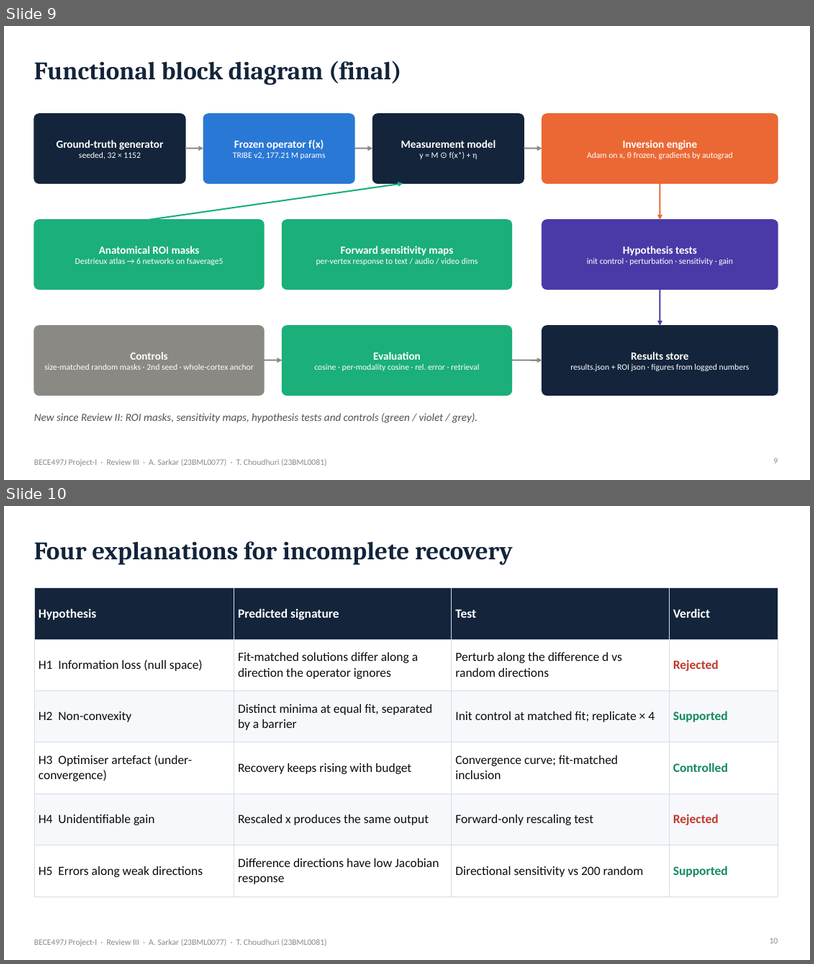
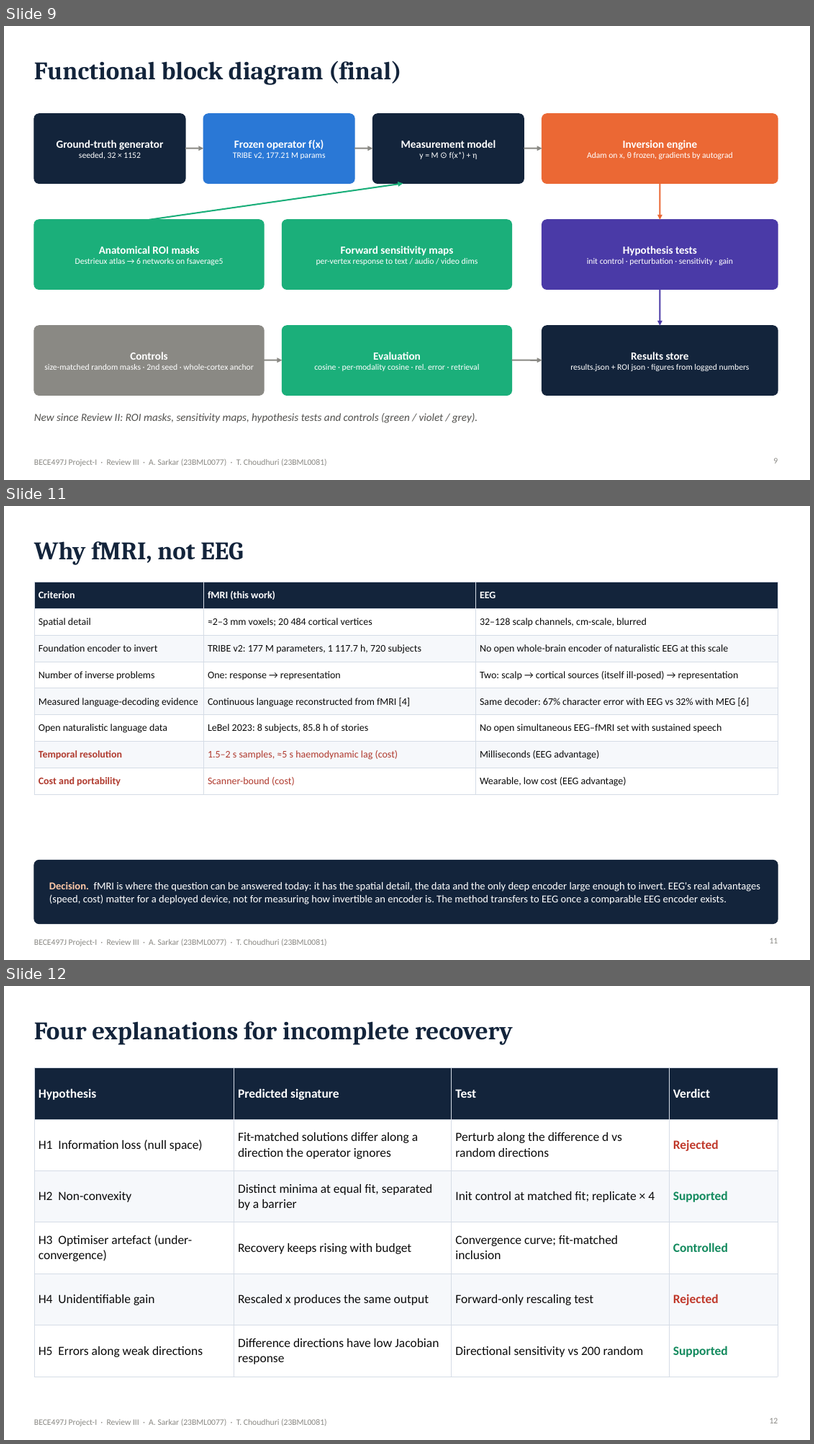
Before and after one commit to Ivxn404/semantic-decoding-tribe-inversion, a slide deck: deck/Review3_Sarkar_Choudhuri.pptx. Shown one above the other, each under a label of ours: slides 9 and 10 before the commit, slides 9, 11 and 12 after it; the slides between them are not shown. The pictures are 814x964 and 814x1444 pixels, drawn with LibreOffice and Linux fonts; fonts in the diff are those of the drawing. Boxes give left, top, right and bottom in pixels: in the first picture for what was removed or moved away, otherwise in the second. Text is boxed around its words. In the diff, an @@ line names an element or a change of style, - is before the commit and + after.

Commit message:
Add final report and A3 poster; add TRIBE v2 training data and fMRI-vs-EEG slides to Review III

```diff
--- a/deck/Review3_Sarkar_Choudhuri.pptx
+++ b/deck/Review3_Sarkar_Choudhuri.pptx
@@ slide 11 added at bbox=[4, 506, 810, 960], background #FFFFFF; not listed: 1 template element that a slide beside it also shows @@
@@ title added at bbox=[34, 541, 243, 565], 30 pt, text #13243B, bold @@
+Why fMRI, not EEG
@@ table added at bbox=[34, 582, 778, 789], 8 rows, 3 columns @@
+Criterion | fMRI (this work) | EEG
+Spatial detail | ≈2–3 mm voxels; 20 484 cortical vertices | 32–128 scalp channels, cm-scale, blurred
+Foundation encoder to invert | TRIBE v2: 177 M parameters, 1 117.7 h, 720 subjects | No open whole-brain encoder of naturalistic EEG at this scale
+Number of inverse problems | One: response → representation | Two: scalp → cortical sources (itself ill-posed) → representation
+Measured language-decoding evidence | Continuous language reconstructed from fMRI [4] | Same decoder: 67% character error with EEG vs 32% with MEG [6]
+Open naturalistic language data | LeBel 2023: 8 subjects, 85.8 h of stories | No open simultaneous EEG–fMRI set with sustained speech
+Temporal resolution | 1.5–2 s samples, ≈5 s haemodynamic lag (cost) | Milliseconds (EEG advantage)
+Cost and portability | Scanner-bound (cost) | Wearable, low cost (EEG advantage)
@@ rounded rectangle added at bbox=[34, 860, 778, 924], fill #13243B, outline #13243B 1 pt @@
@@ text added at bbox=[49, 881, 761, 904], 12.5 pt, text #FFFFFF @@
+Decision. fMRI is where the question can be answered today: it has the spatial detail, the data and the only deep encoder large enough to invert. EEG's real advantages (speed, cost) matter for a deployed device, not for measuring how invertible an encoder is. The method transfers to EEG once a comparable EEG encoder exists.
@@ page number added at bbox=[770, 937, 779, 943], 10 pt, text #8A8984 @@
+11
@@ what was slide 10 is now slide 12 @@
@@ page number at bbox=[770, 1417, 779, 1423]: text changed @@
-10
+12
```
Also in this commit, not shown: 2 slides changed, 1 other slide added, 18 other files.
